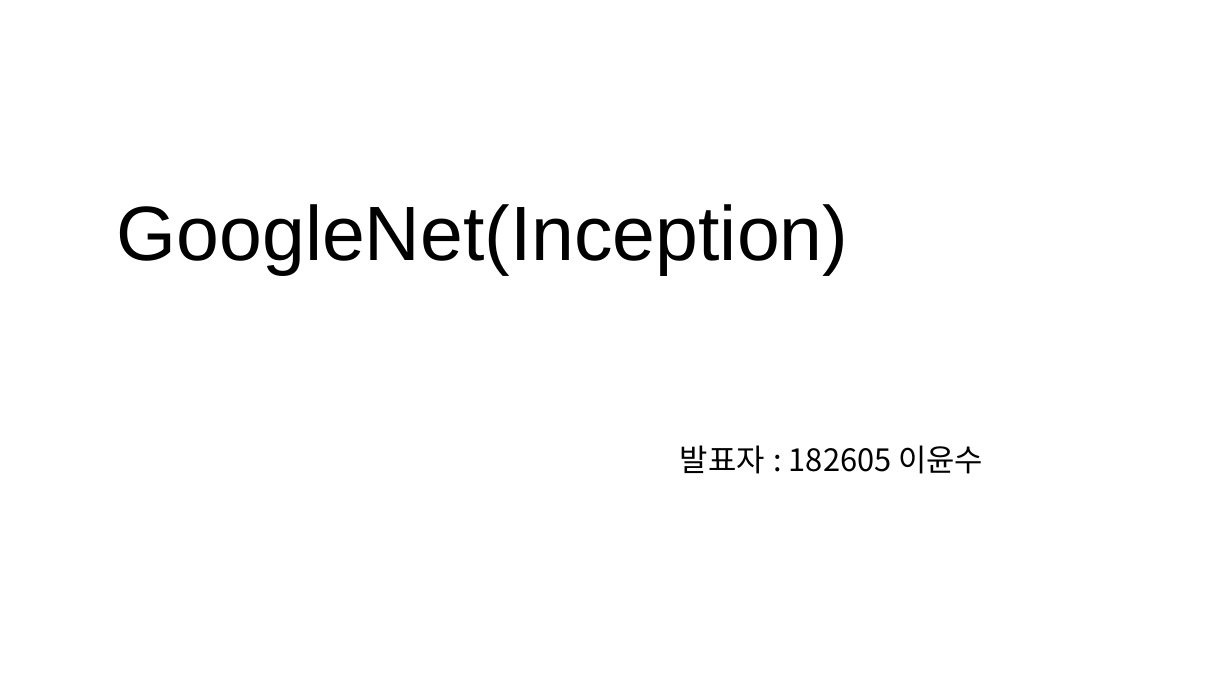
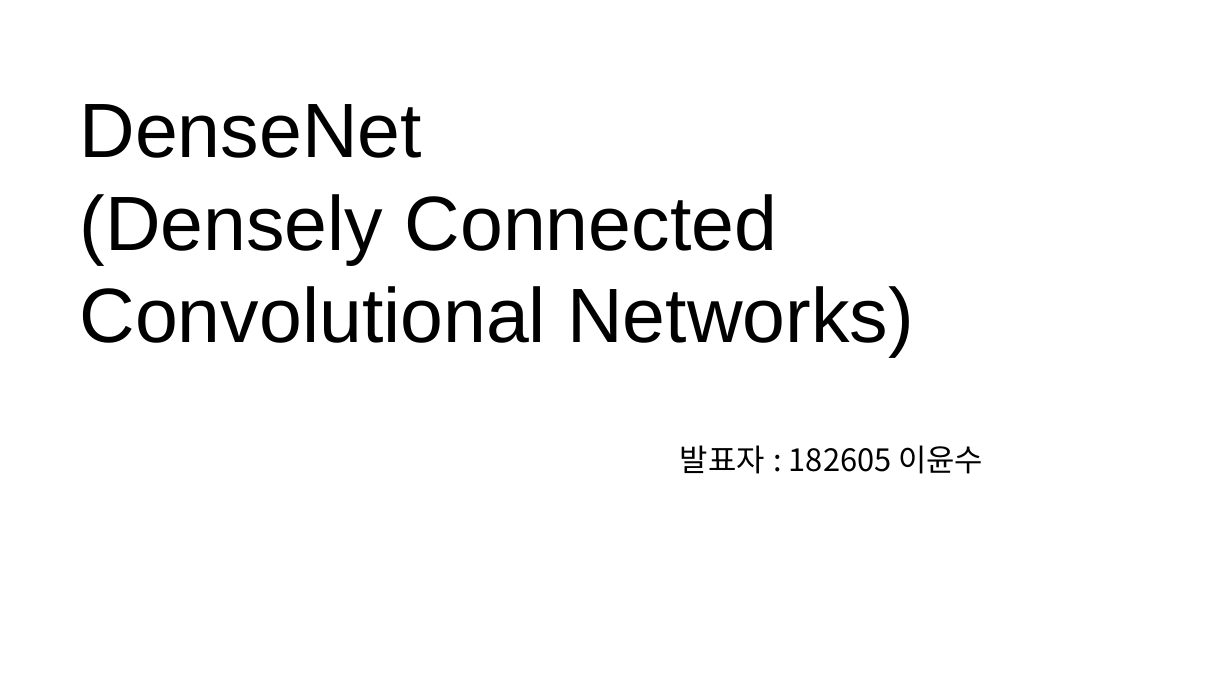
Before and after one commit to sjmjys954646/Laboratory, a slide deck: slide 1 of 윤수식ppt.pptx. Drawn at 1232x693 pixels with LibreOffice and Linux fonts; fonts in the diff are those of the drawing. Boxes give left, top, right and bottom in pixels: in the first picture for what was removed or moved away, otherwise in the second. Text is boxed around its words. In the diff, an @@ line names an element or a change of style, - is before the commit and + after.

```diff
--- a/윤수식ppt.pptx
+++ b/윤수식ppt.pptx
@@ text at (x1=80, y1=104, x2=913, y2=357): text changed @@
-GoogleNet(Inception)
+DenseNet
+(Densely Connected Convolutional Networks)
```
Also in this commit, not shown: 4 slides added, 3 slides removed, 11 other files.
